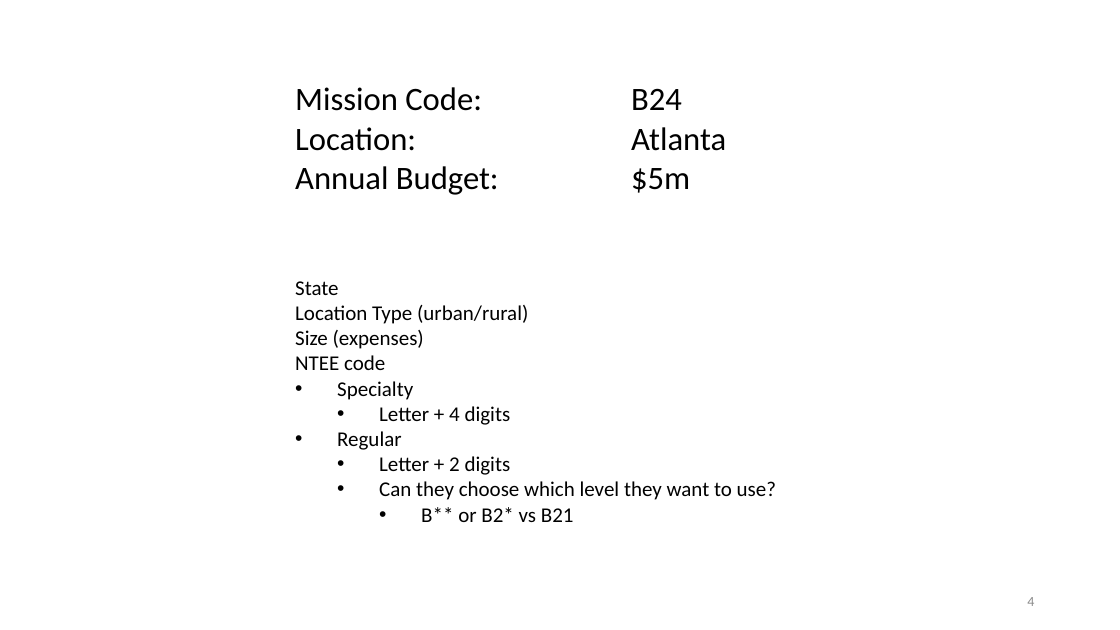
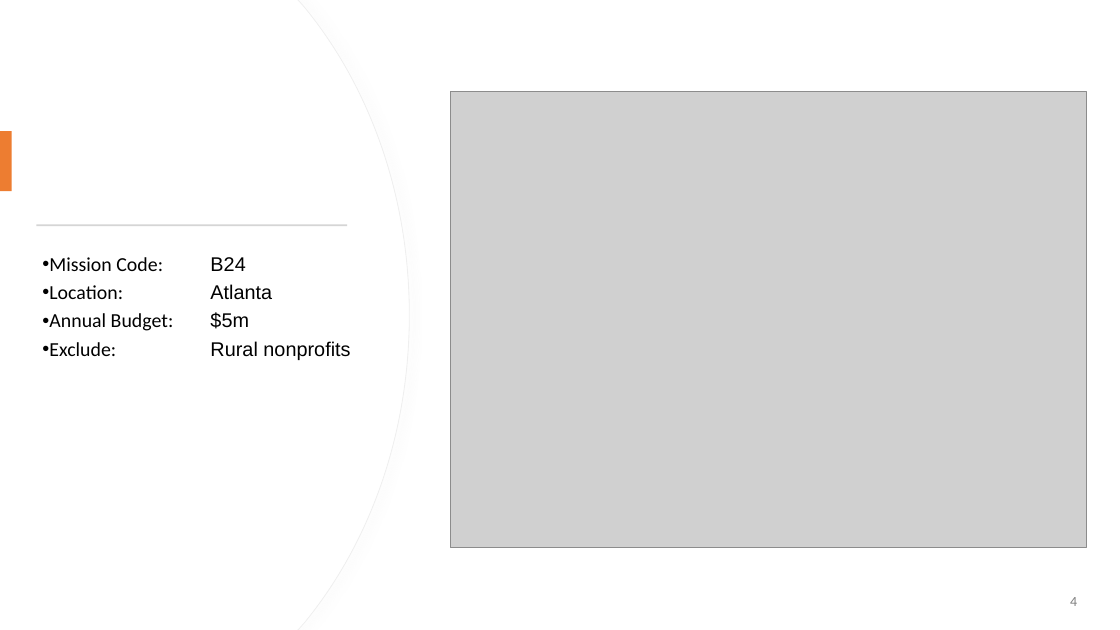
Before and after one commit to Nonprofit-Open-Data-Collective/compensation-appraisal, a slide deck: slide 4 of dashboard-ui-design.pptx. Drawn at 1120x630 pixels with LibreOffice and Linux fonts; fonts in the diff are those of the drawing; grey boxes stand for pictures. Boxes give left, top, right and bottom in pixels: in the first picture for what was removed or moved away, otherwise in the second. Text is boxed around its words. In the diff, an @@ line names an element or a change of style, - is before the commit and + after.

```diff
--- a/dashboard-ui-design.pptx
+++ b/dashboard-ui-design.pptx
@@ freeform shape added at <box>0,0,409,630</box>, fill #FFFFFF, outline #EFEFEF 0.75 pt @@
@@ freeform shape added at <box>0,0,408,630</box>, fill #FFFFFF @@
@@ picture added at <box>450,92,1086,548</box> @@
@@ rectangle added at <box>0,131,12,192</box>, fill #ED7D31 @@
@@ rectangle added at <box>36,224,347,226</box>, fill #D5D5D5 @@
@@ text "Mission Code: B24": place and size @@
-text "Mission Code: B24" at <box>295,87,776,522</box>
+text "Mission Code: B24" at <box>49,257,350,360</box>
@@ text at <box>49,257,249,331</box>: size 28 to 17 pt in "Mission Code: B24", "Location: Atlanta", "Annual Budget: $5m"; font Calibri to Arial in "B24", "Atlanta", "$5m"; bullet none to •; line spacing 1 to 0.9; more space between paragraphs @@
@@ text at <box>210,341,350,360</box>: text changed; size 18 to 17 pt; font Calibri to Arial @@
-State
-Location Type (urban/rural)
-Size (expenses)
-NTEE code
-• Specialty
-  • Letter + 4 digits
-• Regular
-  • Letter + 2 digits
-  • Can they choose which level they want to use?
-    • B** or B2* vs B21
+• Exclude: Rural nonprofits
@@ page number: place and size @@
-page number at <box>1027,597,1034,606</box>
+page number at <box>1070,597,1077,606</box>
@@ page number at <box>1070,597,1077,606</box>: text colour #8C8C8C to #808080; more space between paragraphs @@
```
Also in this commit, not shown: 1 slide added.
